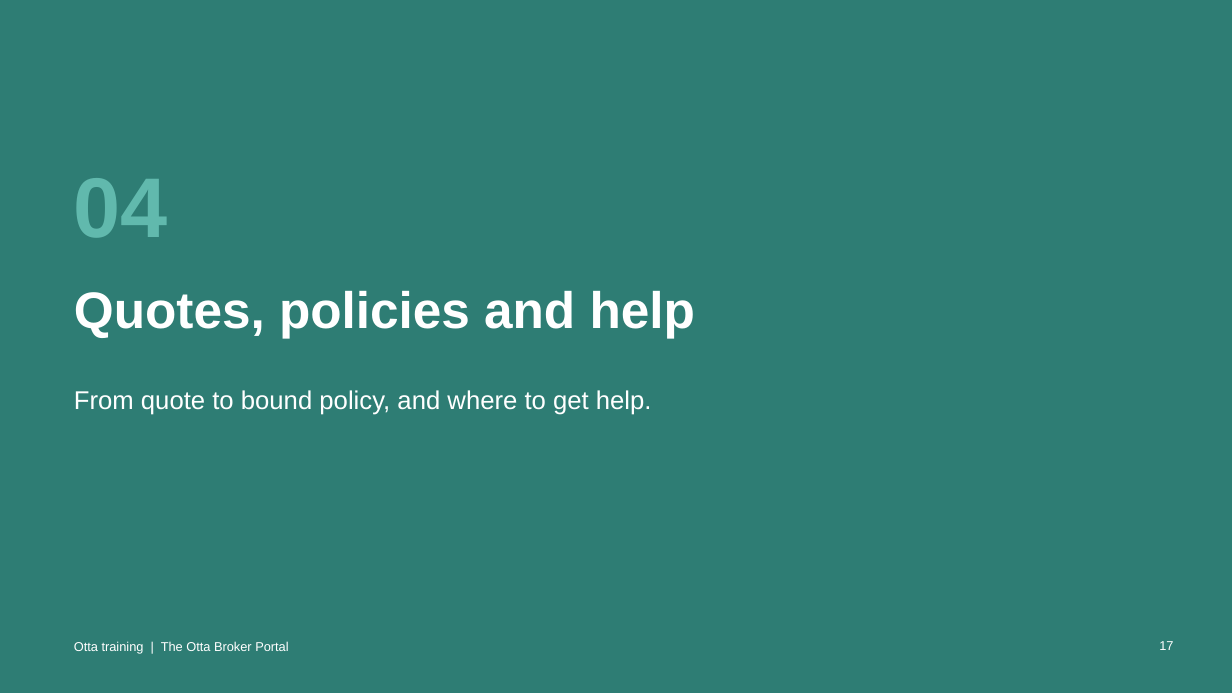
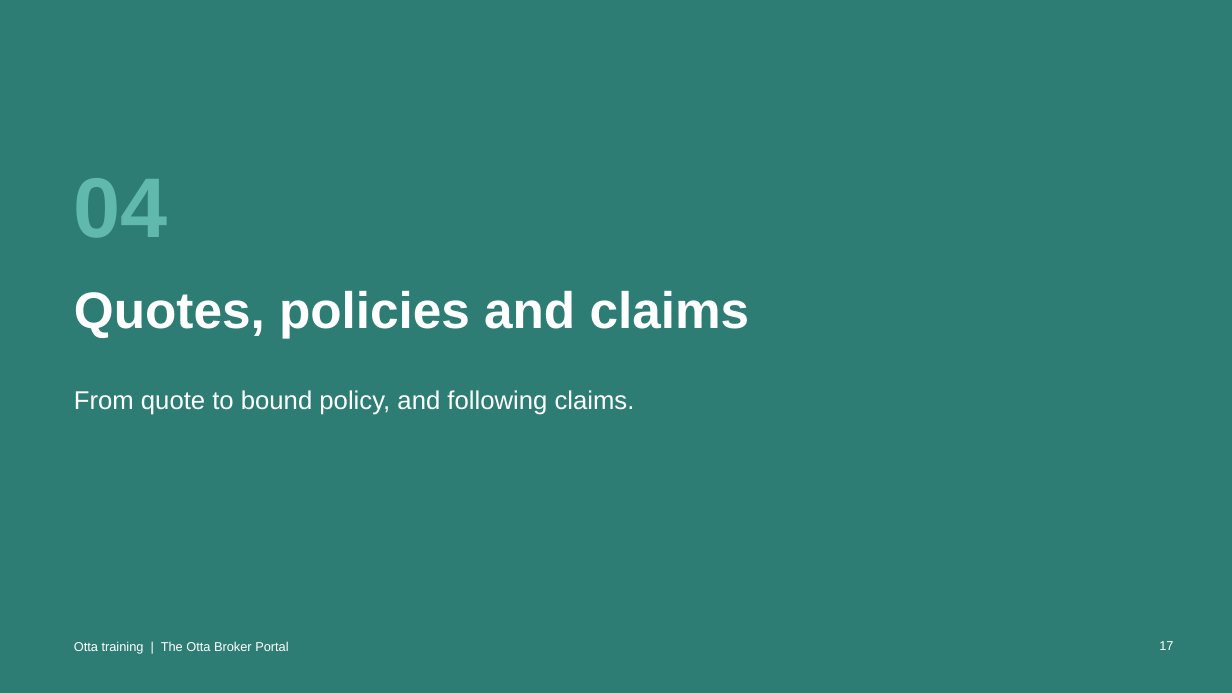
Before and after one commit to rebeccakfurness-boop/otta-MVP, a slide deck: slide 17 of docs/training/Otta training 3 - The broker portal.pptx. Drawn at 1232x693 pixels with LibreOffice and Linux fonts; fonts in the diff are those of the drawing; background and template pictures are left out. Boxes give left, top, right and bottom in pixels: in the first picture for what was removed or moved away, otherwise in the second. Text is boxed around its words. In the diff, an @@ line names an element or a change of style, - is before the commit and + after.

```diff
--- a/docs/training/Otta training 3 - The broker portal.pptx
+++ b/docs/training/Otta training 3 - The broker portal.pptx
@@ title at [74,291,750,338]: text changed @@
-Quotes, policies and help
+Quotes, policies and claims
@@ text at [74,390,635,415]: text changed @@
-From quote to bound policy, and where to get help.
+From quote to bound policy, and following claims.
```
Also in this commit, not shown: 6 other slides changed, 5 slides added, 36 other files.
